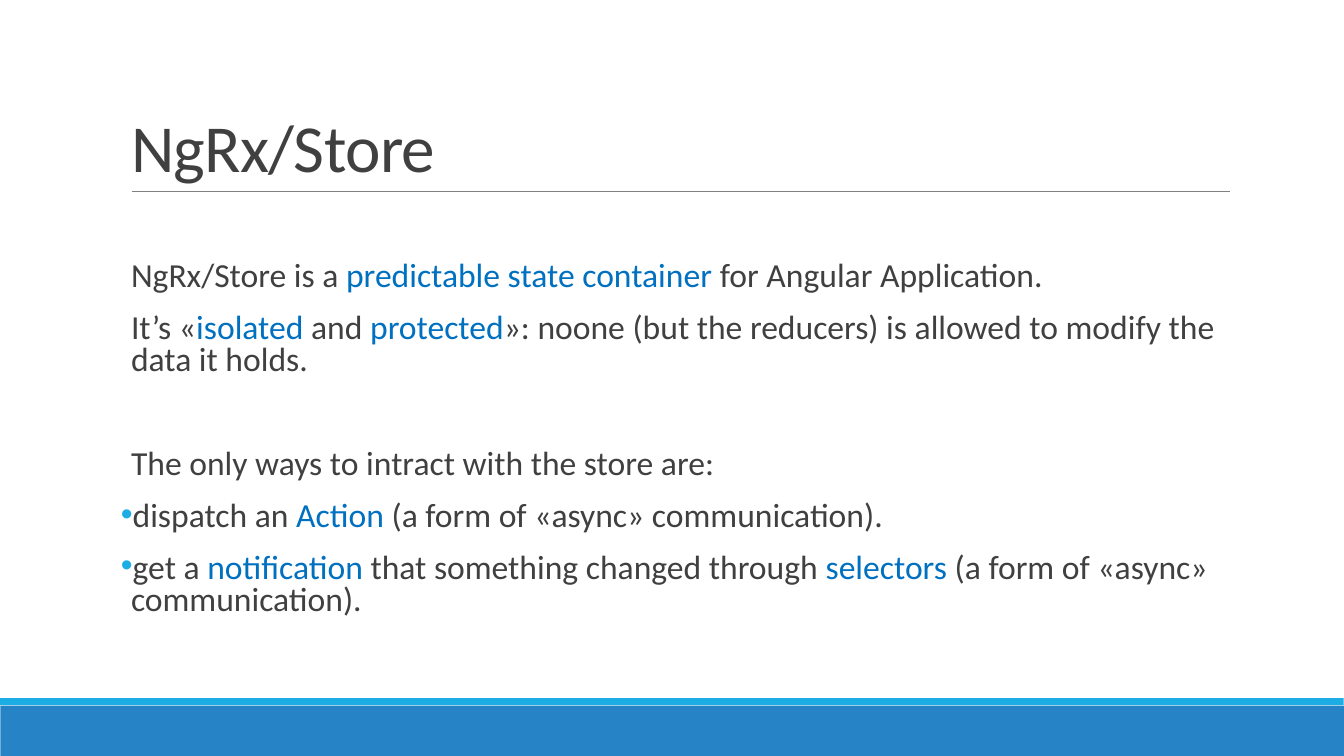
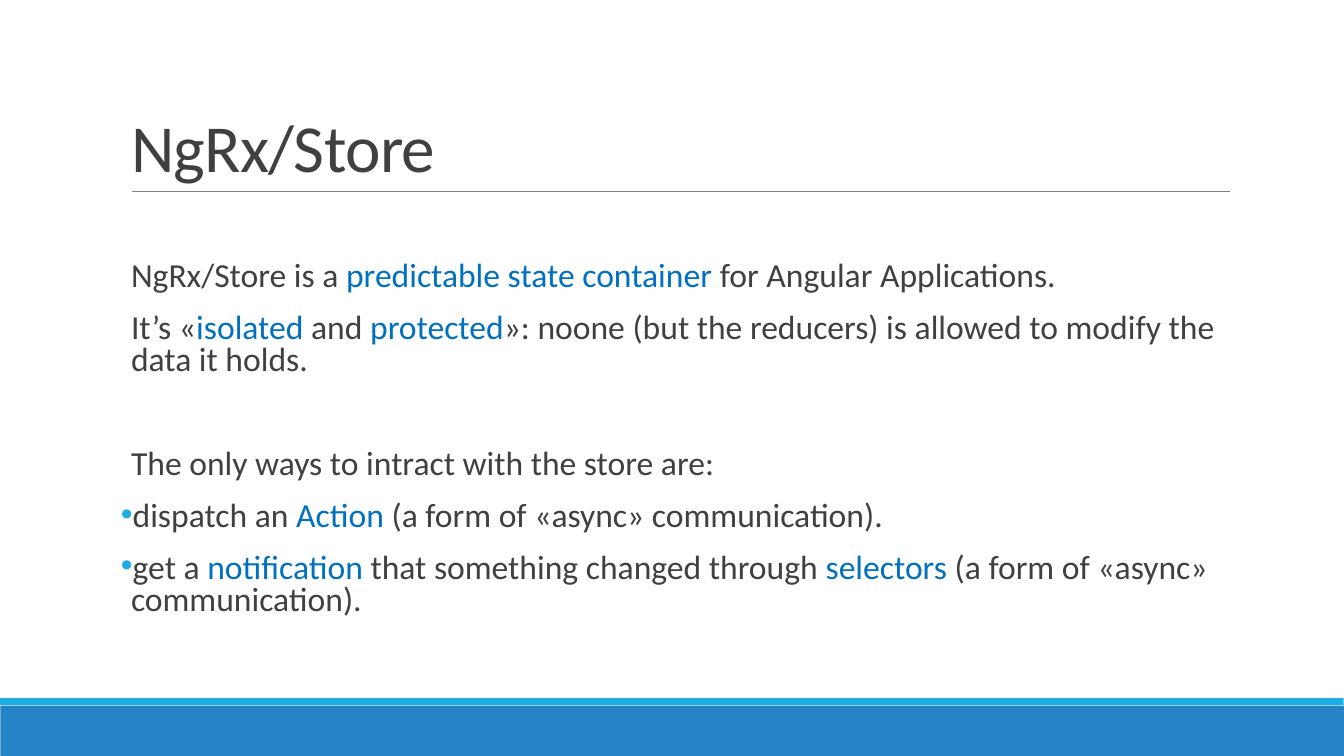
Before and after one commit to AGiorgetti/ngrx101, a slide deck: slide 7 of ReactiveProgramming_ngrx.pptx. Drawn at 1344x756 pixels with LibreOffice and Linux fonts; fonts in the diff are those of the drawing. Boxes give left, top, right and bottom in pixels: in the first picture for what was removed or moved away, otherwise in the second. Text is boxed around its words. In the diff, an @@ line names an element or a change of style, - is before the commit and + after.

```diff
--- a/ReactiveProgramming_ngrx.pptx
+++ b/ReactiveProgramming_ngrx.pptx
@@ text at box(131, 263, 1056, 293): text changed @@
-  NgRx/Store is a predictable state container for Angular Application.
+  NgRx/Store is a predictable state container for Angular Applications.
```
Also in this commit, not shown: 13 other slides changed, 8 other files.
